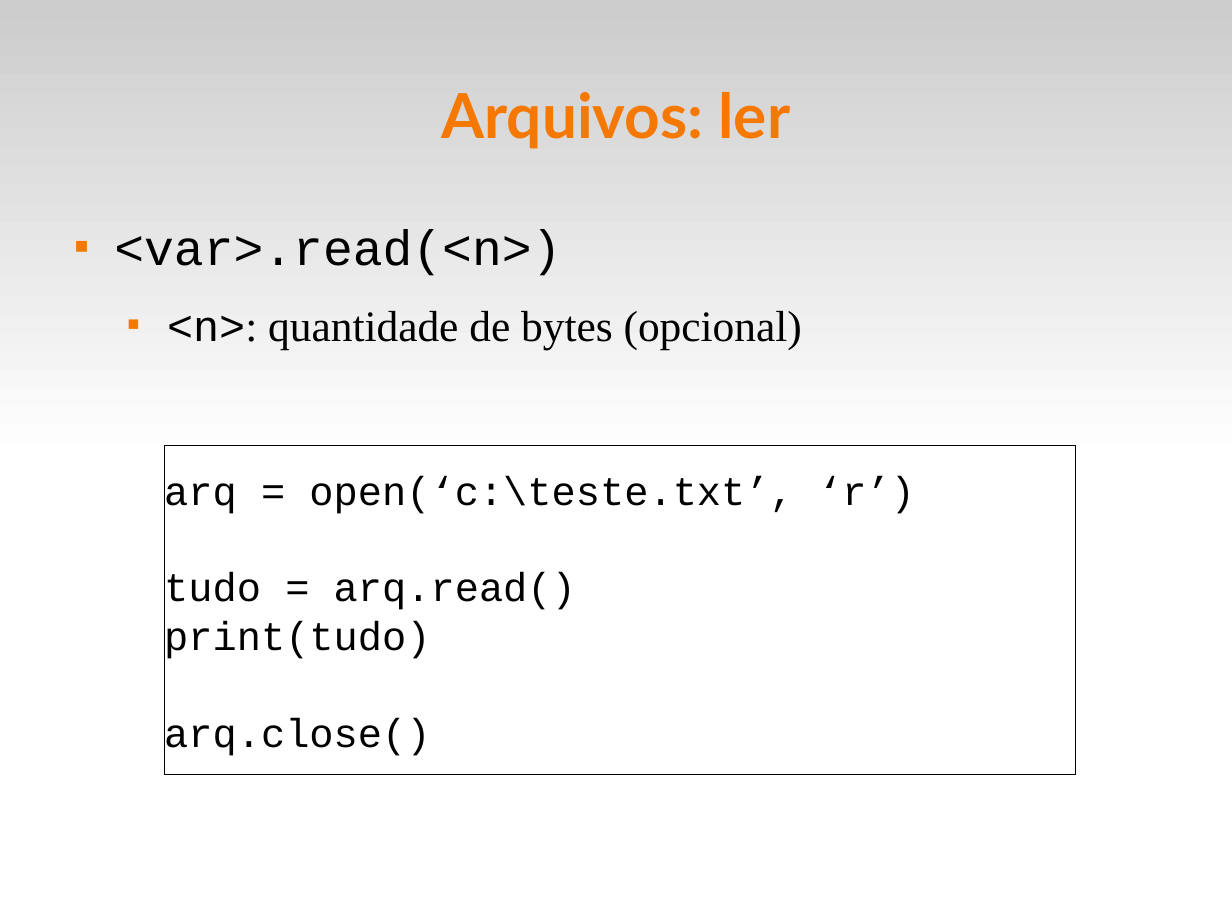
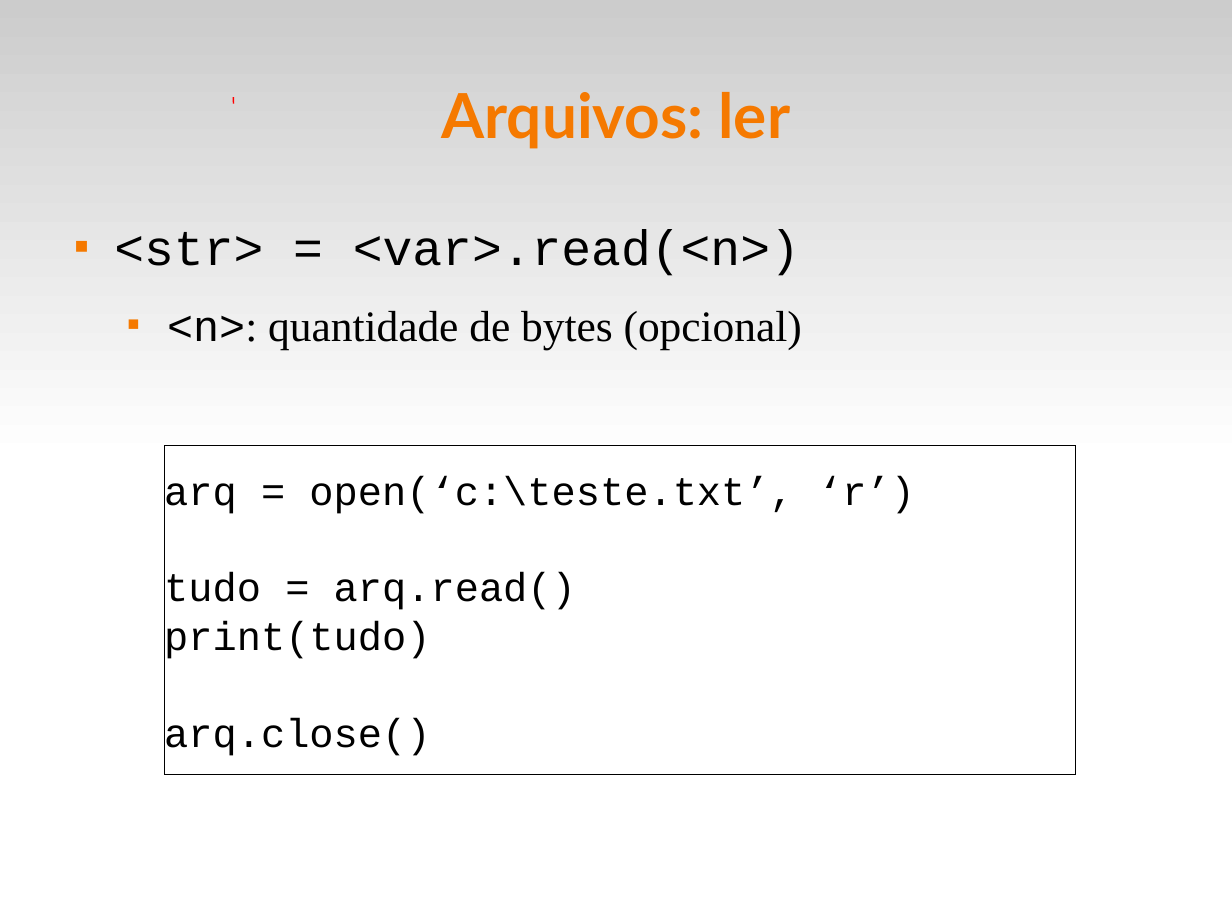
Before and after one commit to fsantanna-uerj/IPD, a slide deck: slide 7 of slides/ipd-08-arquivos.odp. Drawn at 1232x924 pixels with LibreOffice and Linux fonts; fonts in the diff are those of the drawing. Boxes give left, top, right and bottom in pixels: in the first picture for what was removed or moved away, otherwise in the second. Text is boxed around its words. In the diff, an @@ line names an element or a change of style, - is before the commit and + after.

```diff
--- a/slides/ipd-08-arquivos.odp
+++ b/slides/ipd-08-arquivos.odp
@@ line added from (235, 101) to (233, 101), #FF0000 4.25 pt @@
@@ text at (114, 230, 800, 276): text changed @@
-■ <var>.read(<n>)
+■ <str> = <var>.read(<n>)
```
Also in this commit, not shown: 4 other slides changed, 3 other files.
